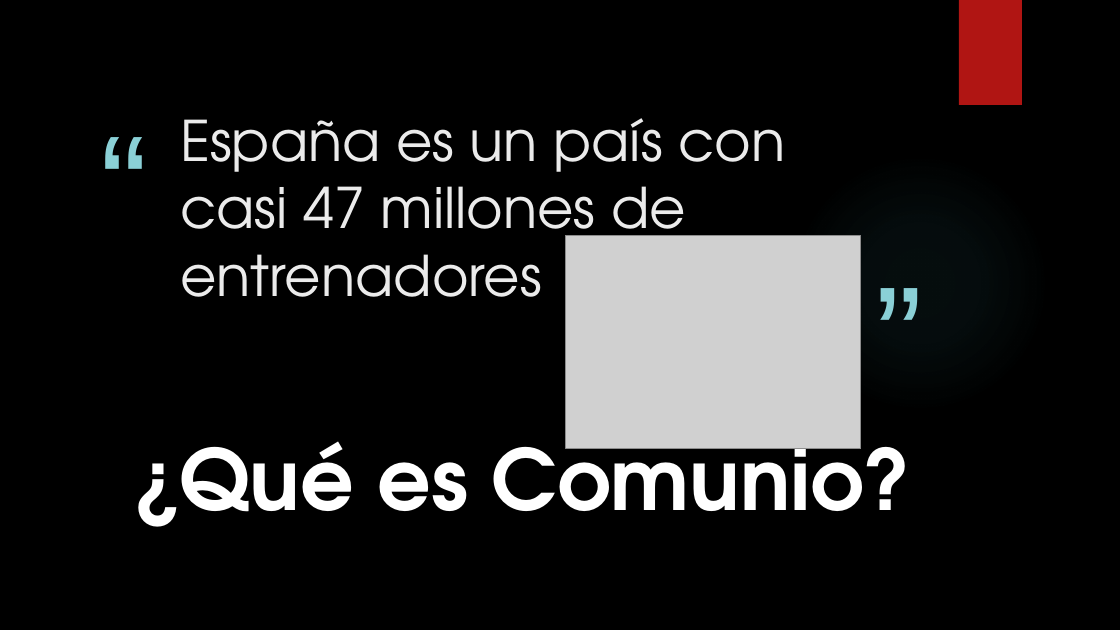
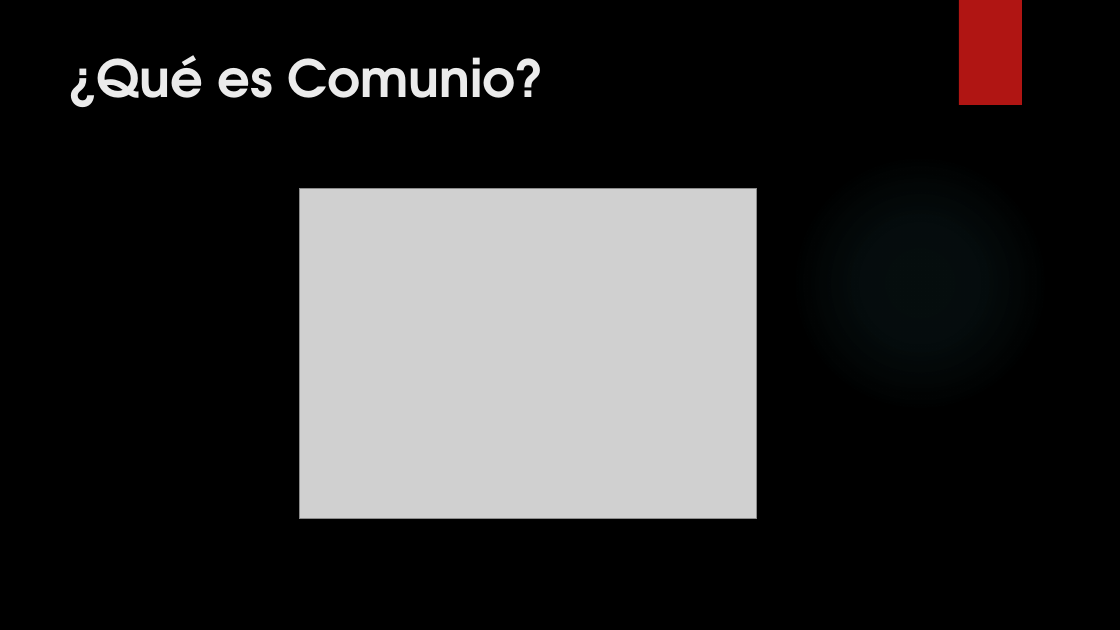
Before and after one commit to Gobuub/Proyecto-Final-Bootcamp, a slide deck: slide 3 of ML_Project.pptx. Drawn at 1120x630 pixels with LibreOffice and Linux fonts; fonts in the diff are those of the drawing; grey boxes stand for pictures; background and template pictures are left out. Boxes give left, top, right and bottom in pixels: in the first picture for what was removed or moved away, otherwise in the second. Text is boxed around its words. In the diff, an @@ line names an element or a change of style, - is before the commit and + after.

```diff
--- a/ML_Project.pptx
+++ b/ML_Project.pptx
@@ title "¿Qué es Comunio?": place and size @@
-title "¿Qué es Comunio?" at (132,418,912,527)
+title "¿Qué es Comunio?" at (68,55,544,107)
@@ title "¿Qué es Comunio?" at (68,55,544,107): size 72 to 44 pt, text colour #FFFFFF to #EBEBEB; alignment centre to left; less space between paragraphs; vertical alignment middle to top @@
@@ text removed at (82,89,156,270) @@
-“
@@ title removed at (180,118,785,297) @@
-España es un país con casi 47 millones de entrenadores
@@ picture: place and size @@
-picture at (565,236,861,450)
+picture at (299,188,757,518)
@@ text removed at (857,240,931,421) @@
-”
```
Also in this commit, not shown: 5 other slides changed, 1 slide added, 3 other files.
